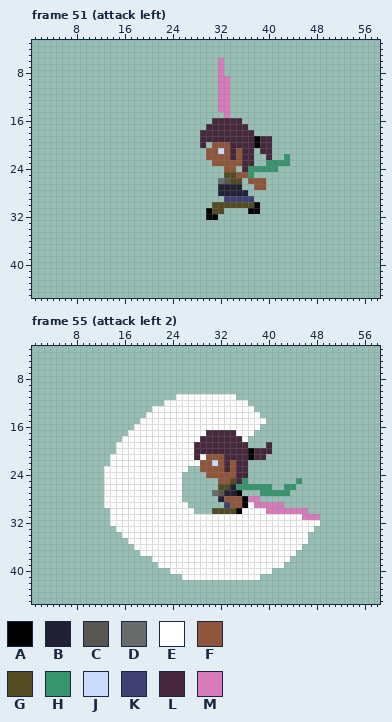
Pixel-art file: assets/april/ammellan_2.aseprite. That is the earlier state.
61x56 pixels, 100 frames. Shown: frame 51 (attack left): x 1..58, y 3..45; frame 55 (attack left 2): x 1..58, y 3..45. The commit also changed other frames, which this record leaves out.
Visible layers, top first: "Layer 4", "Layer 3", "Layer 1", "Layer 2", "Flattened".
Palette (. is transparent): A #000000  B #222034  C #595652  D #696a6a  E #ffffff  F #8f563b  G #524b24  H #37946e  J #cbdbfc  K #3f3f74  L #45283c  M #d77bba
Pixels before, frame 51 (attack left) (only the part around the change), first column x 10:
 3 .............................
 4 .............................
 5 .............................
 6 ......................M......
 7 ......................M......
 8 ......................M......
 9 ......................MM.....
10 ......................MM.....
11 ......................MM.....
12 ......................MM.....
13 ......................MM.....
14 ......................MM.....
15 .......................M.....
16 .....................LLLLL...
17 ....................LLLLLLL..
18 ...................LLLLLLLLL.
19 ...................LLLLLLLLLA
20 ...................L.FFFLLLLA
21 ....................FFJFLFLL.
22 ....................FFFFLFLL.
23 .....................FFFFFLL.
24 .......................FF.LHH
25 .......................GGFFH.
Pixels before, frame 55 (attack left 2) (only the part around the change), first column x 24:
22 EEEEEFFJFLFLL......................
23 EEE..FFFFLFLL......................
24 EE....FFFFFLL......................
25 EE......FFGLH........H.............
26 EE......GGBHHHHHH..HH..............
27 EE.....DCBBA...HHHHH...............
28 EE......BFFFAMM....................
29 EEE......KFFAEMMMMM................
30 EEEE...GGGGAEEEEMMMMMMM............
31 EEEEEEEEEEEEEEEEEEEEEEMMM..........
32 EEEEEEEEEEEEEEEEEEEEEEEEE..........
33 EEEEEEEEEEEEEEEEEEEEEEEE...........
34 EEEEEEEEEEEEEEEEEEEEEEE............
35 EEEEEEEEEEEEEEEEEEEEEEE............
36 EEEEEEEEEEEEEEEEEEEEEE.............
37 EEEEEEEEEEEEEEEEEEEEE..............
38 EEEEEEEEEEEEEEEEEEEE...............
39 EEEEEEEEEEEEEEEEEEE................
40 EEEEEEEEEEEEEEEEE..................
41 ..EEEEEEEEEEEEE....................
42 ...................................
43 ...................................
44 ...................................
45 ...................................
Now the later version:
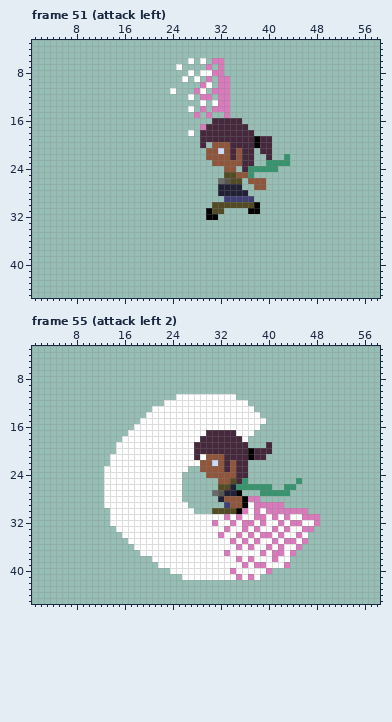
From the commit log: left and right combo
From old to new:
Frame 51 (attack left), layer "Layer 4":
Colour E now appears in row 6 at x 27 and 29; in row 7 at x 25; in row 8 at x 27 and 29 to 30; in row 9 at x 26 and 28; in row 10 at x 30; in row 11 at x 24 and 29.
Colour E now appears in row 12 at x 27; in row 13 at x 29 and 31; in row 14 at x 27; in row 18 at x 27.
Colour M now appears in row 6 at x 31; in row 7 at x 30; in row 8 at x 31; in row 9 at x 30; in row 10 at x 29; in row 11 at x 28 and 31.
Colour M now appears in row 12 at x 29 to 30; in row 14 at x 29 and 31; in row 15 at x 28 and 30; in row 17 at x 29.
Frame 55 (attack left 2), layer "Layer 4":
Colour M now appears in row 39 at x 43.
The author changed colour E to colour M in row 30 at x 36 and 38; in row 31 at x 33, 35, 38 to 39, 41 and 43; in row 32 at x 31, 34, 36 to 37, 39, 42, 44 to 45 and 48; in row 33 at x 33, 36, 38, 41, 43 and 46 to 47; in row 34 at x 32, 35, 37, 39 to 40, 42 and 45; in row 35 at x 34, 36, 38, 41, 43 to 44 and 46.
The author changed colour E to colour M in row 36 at x 35, 37, 40, 42 and 45; in row 37 at x 33, 39, 41 to 42 and 44; in row 38 at x 35, 37 and 41; in row 39 at x 36 and 38 to 39; in row 40 at x 34 and 40; in row 41 at x 35 and 37.
